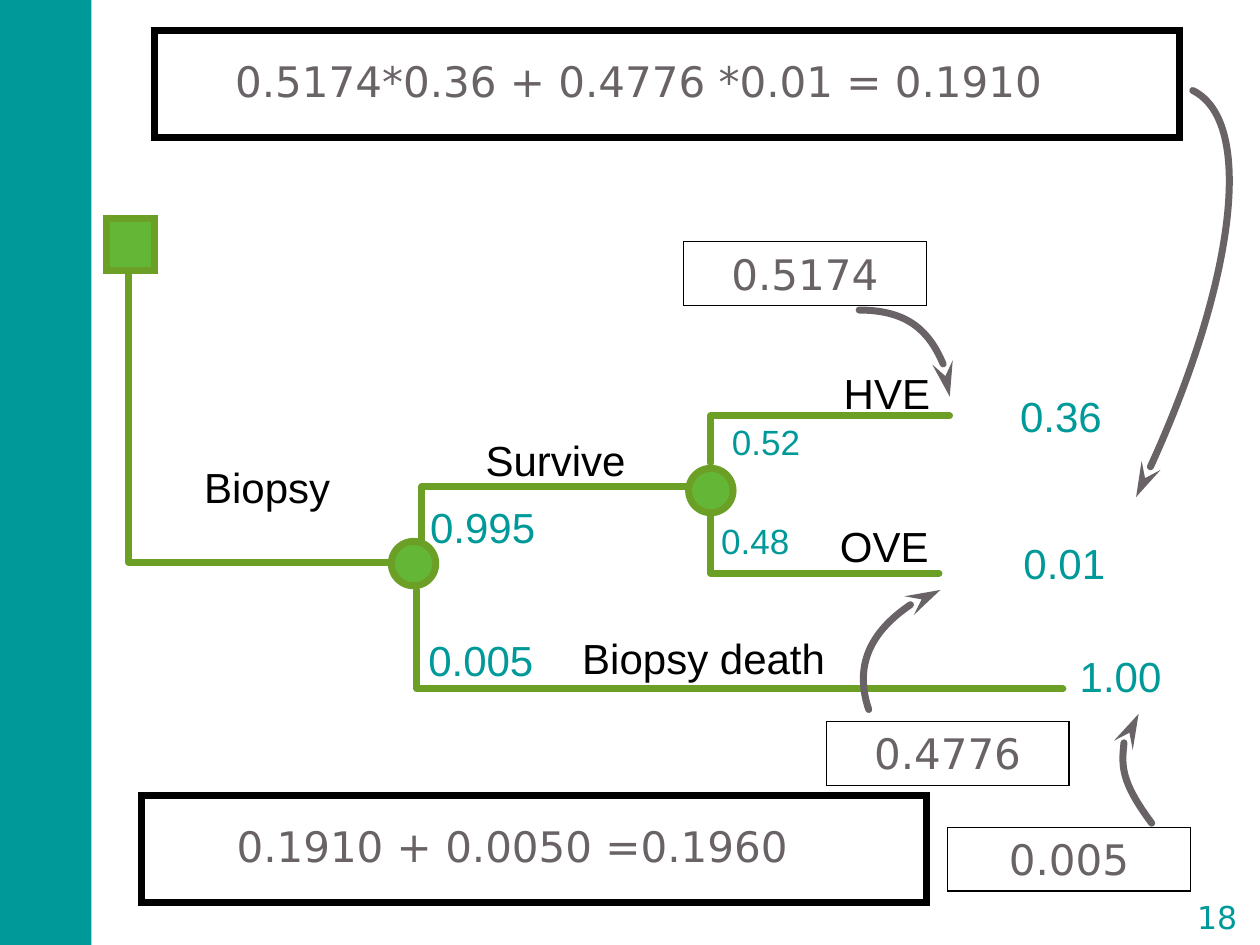
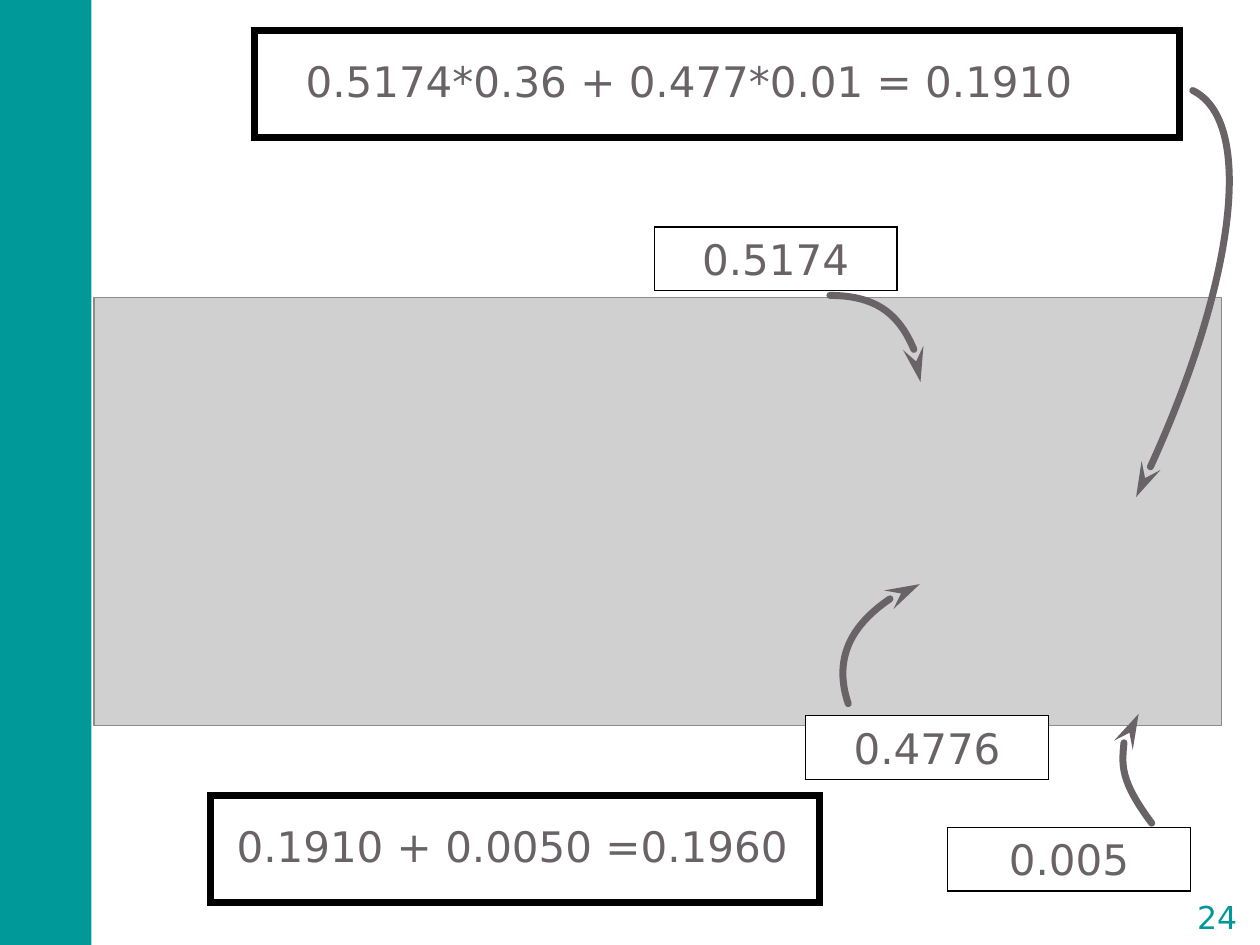
Before and after one commit to DARTH-git/Course-Modularization, a slide deck: slide 24 of static/Course_Modularization/Decision trees/Slides/DecisionTreeSlides_video_2.pptx (slide 18 before the commit). Drawn at 1260x945 pixels with LibreOffice and Linux fonts; fonts in the diff are those of the drawing; grey boxes stand for pictures. Boxes give left, top, right and bottom in pixels: in the first picture for what was removed or moved away, otherwise in the second. Text is boxed around its words. In the diff, an @@ line names an element or a change of style, - is before the commit and + after.

```diff
--- a/static/Course_Modularization/Decision trees/Slides/DecisionTreeSlides_video_2.pptx
+++ b/static/Course_Modularization/Decision trees/Slides/DecisionTreeSlides_video_2.pptx
@@ rectangle: place and size @@
-rectangle at [154,30,1179,137]
+rectangle at [255,30,1179,137]
@@ text at [306,66,1072,98]: text changed @@
-0.5174*0.36 + 0.4776 *0.01 = 0.1910
+0.5174*0.36 + 0.477*0.01 = 0.1910
@@ rectangle removed at [106,219,154,271] @@
@@ rectangle "0.5174": place and size @@
-rectangle "0.5174" at [683,242,926,306]
+rectangle "0.5174" at [654,227,897,291]
@@ freeform shape removed at [129,258,410,563] @@
@@ picture added at [94,297,1222,726] @@
@@ freeform shape: place and size @@
-freeform shape at [859,310,950,397]
+freeform shape at [830,295,921,382]
@@ text removed at [844,380,930,418] @@
-HVE
@@ freeform shape removed at [711,416,950,464] @@
@@ text removed at [1020,402,1102,433] @@
-0.36
@@ text removed at [486,445,626,484] @@
-Survive
@@ text removed at [732,430,800,456] @@
-0.52
@@ text removed at [204,472,330,512] @@
-Biopsy
@@ ellipse removed at [689,469,733,513] @@
@@ freeform shape removed at [422,486,699,544] @@
@@ freeform shape removed at [711,505,939,573] @@
@@ text removed at [430,513,535,552] @@
-0.995
@@ text removed at [721,529,789,555] @@
-0.48
@@ text removed at [840,532,929,563] @@
-OVE
@@ ellipse removed at [392,542,436,586] @@
@@ text removed at [1023,549,1105,580] @@
-0.01
@@ freeform shape removed at [417,591,1063,689] @@
@@ freeform shape: place and size @@
-freeform shape at [840,590,969,710]
+freeform shape at [820,584,949,704]
@@ text removed at [428,646,533,677] @@
-0.005
@@ text removed at [582,643,825,682] @@
-Biopsy death
@@ text removed at [1080,662,1162,693] @@
-1.00
@@ rectangle "0.4776": place and size @@
-rectangle "0.4776" at [827,722,1070,786]
+rectangle "0.4776" at [805,716,1048,780]
@@ rectangle: place and size @@
-rectangle at [141,795,926,902]
+rectangle at [210,795,819,902]
@@ page number at [1197,905,1237,929]: text changed @@
-18
+24
```
Also in this commit, not shown: 7 other slides changed, 6 slides added, 1 slide removed, 1 other file.
